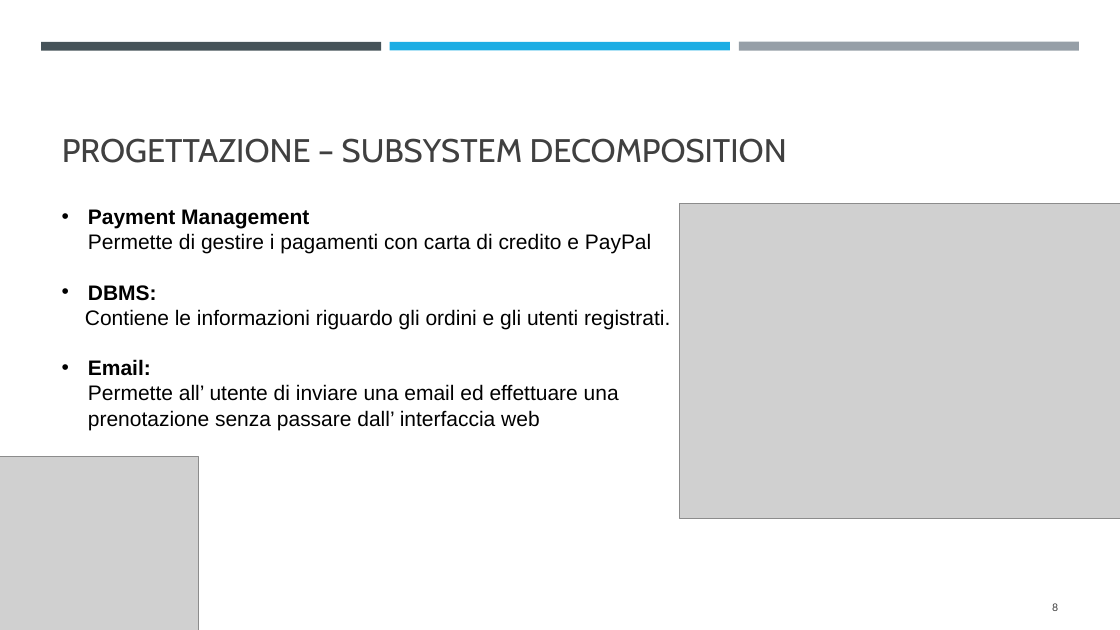
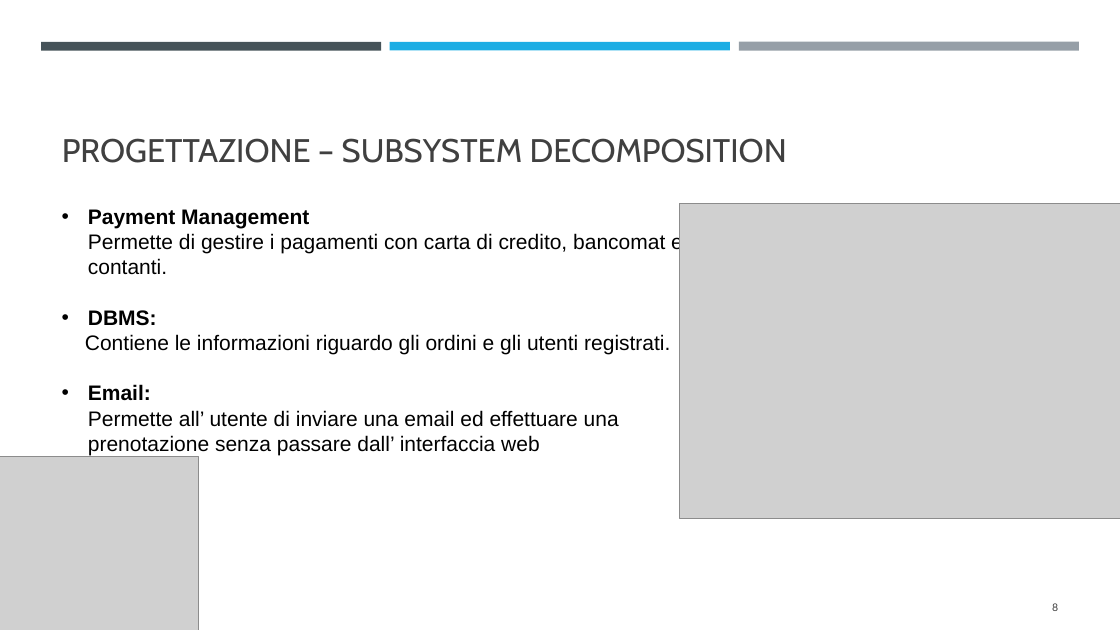
Before and after one commit to Emanuele-Chiummo/Taxi-Project, a slide deck: slide 8 of Presentazione/presentazione TaxiToGo.pptx. Drawn at 1120x630 pixels with LibreOffice and Linux fonts; fonts in the diff are those of the drawing; grey boxes stand for pictures. Boxes give left, top, right and bottom in pixels: in the first picture for what was removed or moved away, otherwise in the second. Text is boxed around its words. In the diff, an @@ line names an element or a change of style, - is before the commit and + after.

```diff
--- a/Presentazione/presentazione TaxiToGo.pptx
+++ b/Presentazione/presentazione TaxiToGo.pptx
@@ text at <box>88,209,683,275</box>: text changed @@
-• Payment Management
-  Permette di gestire i pagamenti con carta di credito e PayPal
+• Payment Management
+  Permette di gestire i pagamenti con carta di credito, bancomat e contanti.
```
Also in this commit, not shown: 1 other file.
